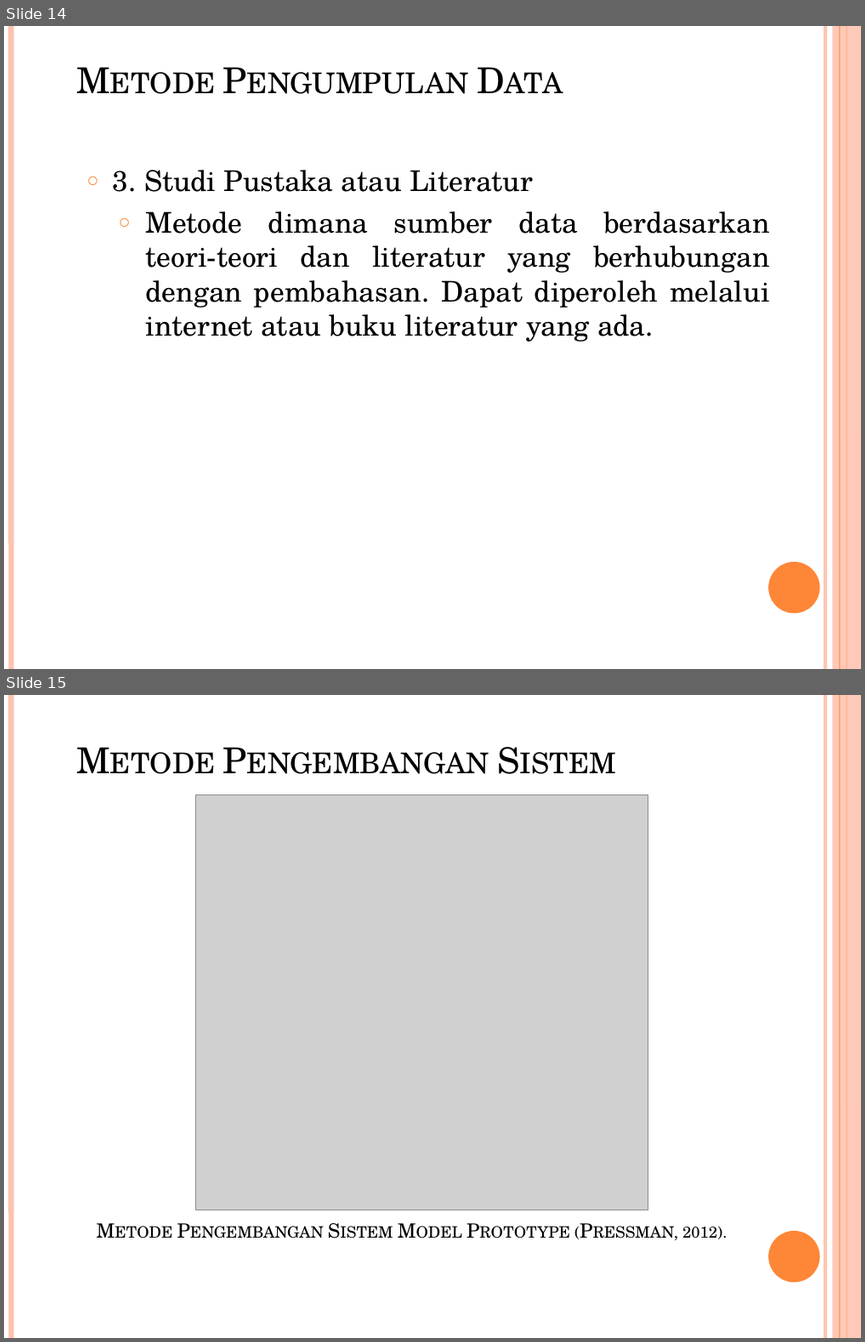
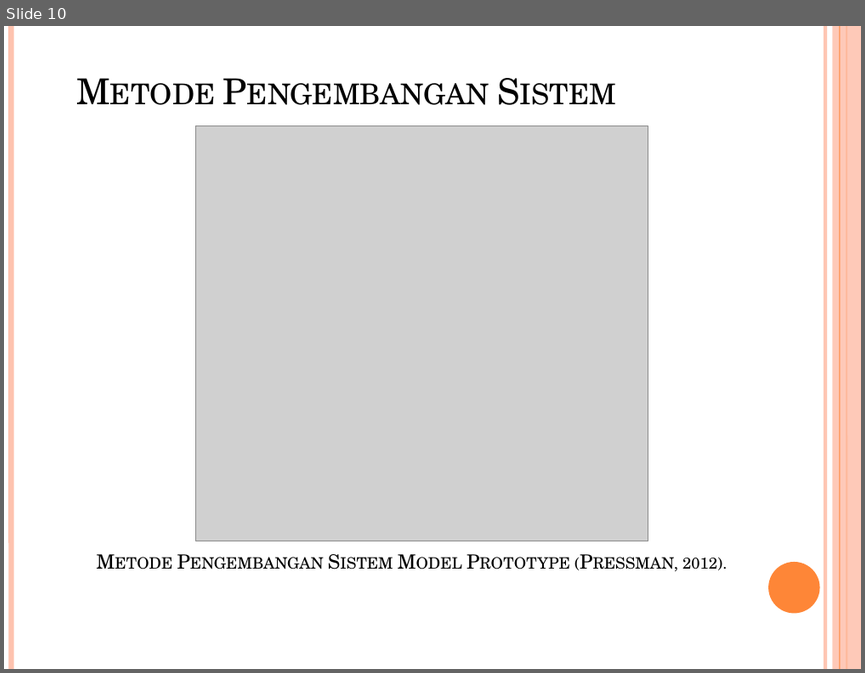
Before and after one commit to Shoichiinaba/Laporan-TA-Full, a slide deck: Presentation TA.pptx. Shown one above the other, each under a label of ours: slides 14 and 15 before the commit, slide 10 after it. The pictures are 865x1342 and 865x673 pixels, drawn with LibreOffice and Linux fonts; fonts in the diff are those of the drawing; grey boxes stand for pictures; background and template pictures are left out. Boxes give left, top, right and bottom in pixels: in the first picture for what was removed or moved away, otherwise in the second. Text is boxed around its words. In the diff, an @@ line names an element or a change of style, - is before the commit and + after.

```diff
--- a/Presentation TA.pptx
+++ b/Presentation TA.pptx
@@ slide 14 removed at (4,26,861,669), background picture (left out); not listed: 6 template elements that a slide beside it also shows @@
@@ title removed at (69,51,768,106) @@
-Metode Pengumpulan Data
@@ text removed at (113,170,770,341) @@
-○ 3. Studi Pustaka atau Literatur
-○ Metode dimana sumber data berdasarkan teori-teori dan literatur yang berhubungan dengan pembahasan. Dapat diperoleh melalui internet atau buku literatur yang ada.
@@ what was slide 15 is now slide 10 @@
```
Also in this commit, not shown: 7 slides changed, 3 slides added, 5 other slides removed, 1 other file.
